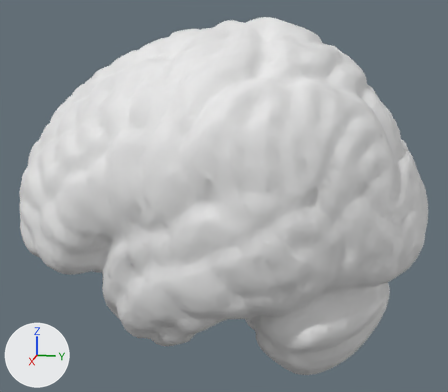
A saved change to the glTF model public/atlas3/hull.glb.
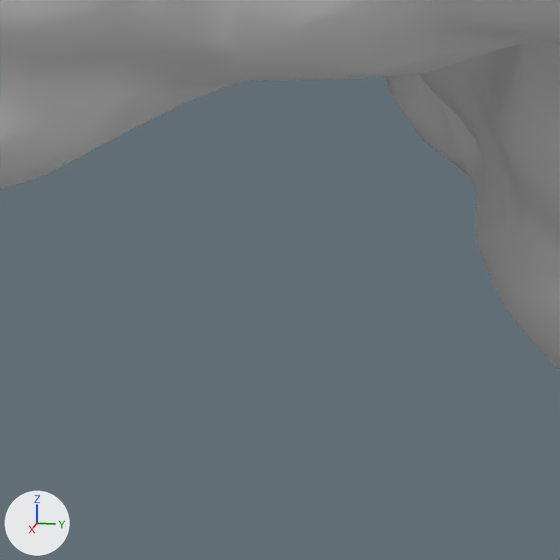
Old and new are each drawn whole from a 50 mm camera at (0.2745, 0.0727, 0.0723) aimed at (0.0003, 0.0179, 0.0037) and again close up on the part from 44% to 59% of the width and 79% to 96% of the height. Every picture has the same lights, and +X, +Y and +Z are marked at lower left. The first two pictures are the older version. Where no turn or scale is listed for an object, it has been applied to the vertices.

In view in the first close-up: 'geometry_0'.
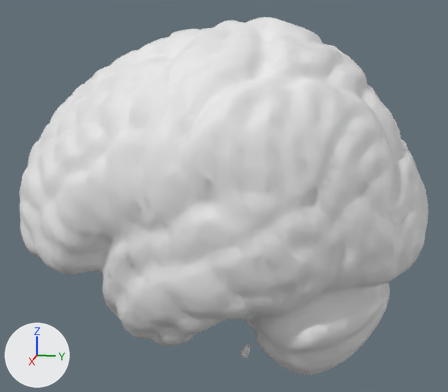
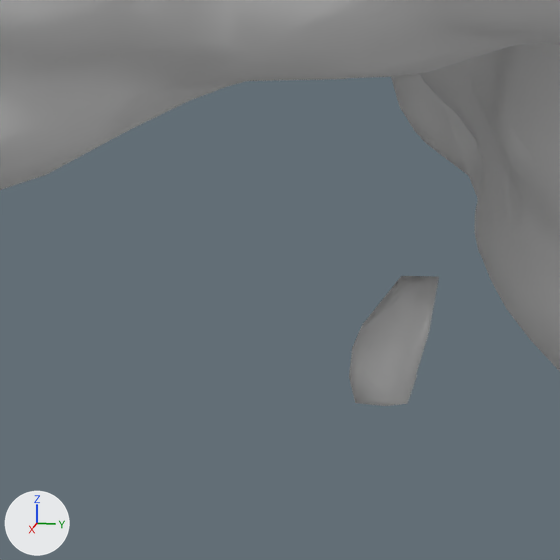
Diff of the bpy script that builds the scene:
```diff
--- a/public/atlas3/hull.glb.py
+++ b/public/atlas3/hull.glb.py
@@ me_geometry_0 @@
 # used by ob_geometry_0; location = (0.00004, 0.01596, 0.00659)
-me_geometry_0.from_pydata(...)  # 30002 vertices, 60000 faces; spans x -0.073..0.073, y -0.091..0.091, z -0.076..0.076
+me_geometry_0.from_pydata(...)  # 30008 vertices, 59997 faces; spans x -0.073..0.073, y -0.091..0.091, z -0.076..0.076
+# me_geometry_0 part 1: a new loose piece of 30 vertices spanning x 0.024..0.028, y 0.015..0.019, z -0.07..-0.063
+# other edits to the shape of me_geometry_0 do not show in these pictures
@@ ob_geometry_0 @@
 ob_geometry_0 = bpy.data.objects.new('geometry_0', me_geometry_0)
-ob_geometry_0.location = (0.00004, 0.01596, 0.00659)
+ob_geometry_0.location = (0.00004, 0.01596, 0.00642)
```

Where the change shows, as pixel boxes (x1, y1, x2, y2) in the close-ups (560 x 560 px):
'geometry_0', reshaped, moved: before (0, 0, 560, 371); after (0, 0, 560, 406)
part 1 of me_geometry_0, added: after (349, 276, 439, 406)
